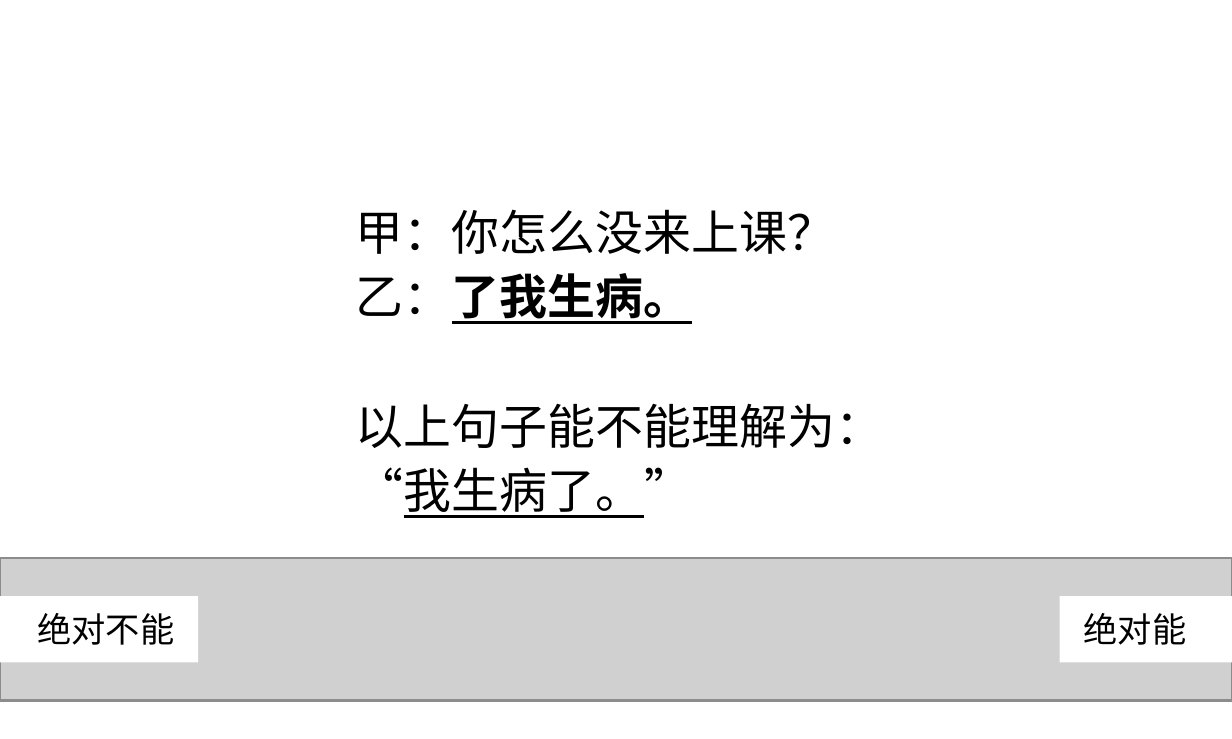
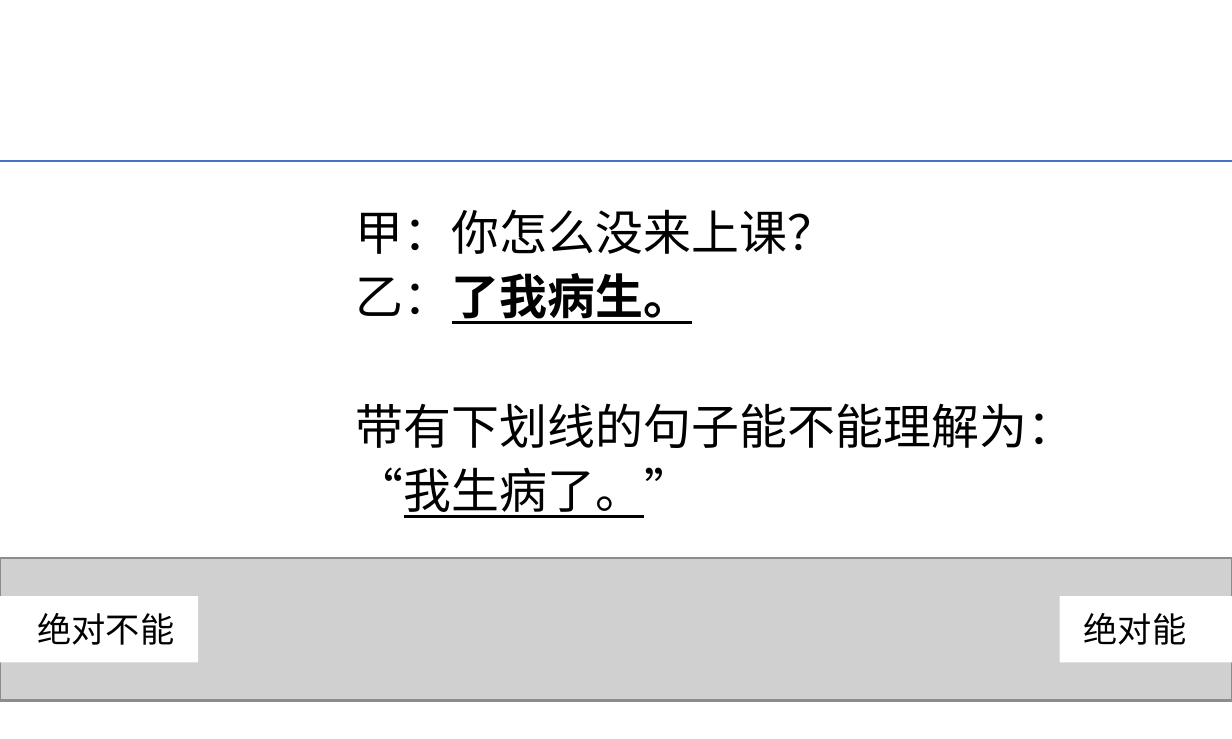
Before and after one commit to z-n-huang/z-n-huang.github.io, a slide deck: slide 13 of resources/gifs/SPR_animations.pptx. Drawn at 1232x739 pixels with LibreOffice and Linux fonts; fonts in the diff are those of the drawing; grey boxes stand for pictures. Boxes give left, top, right and bottom in pixels: in the first picture for what was removed or moved away, otherwise in the second. Text is boxed around its words. In the diff, an @@ line names an element or a change of style, - is before the commit and + after.

```diff
--- a/resources/gifs/SPR_animations.pptx
+++ b/resources/gifs/SPR_animations.pptx
@@ line added from (0, 160) to (1232, 160), #4472C4 0.5 pt @@
@@ text at <box>356,273,1076,448</box>: text changed @@
-乙：了我生病。
-以上句子能不能理解为：
+乙：了我病生。
+带有下划线的句子能不能理解为：
```
Also in this commit, not shown: 1 other slide changed, 9 other files.
